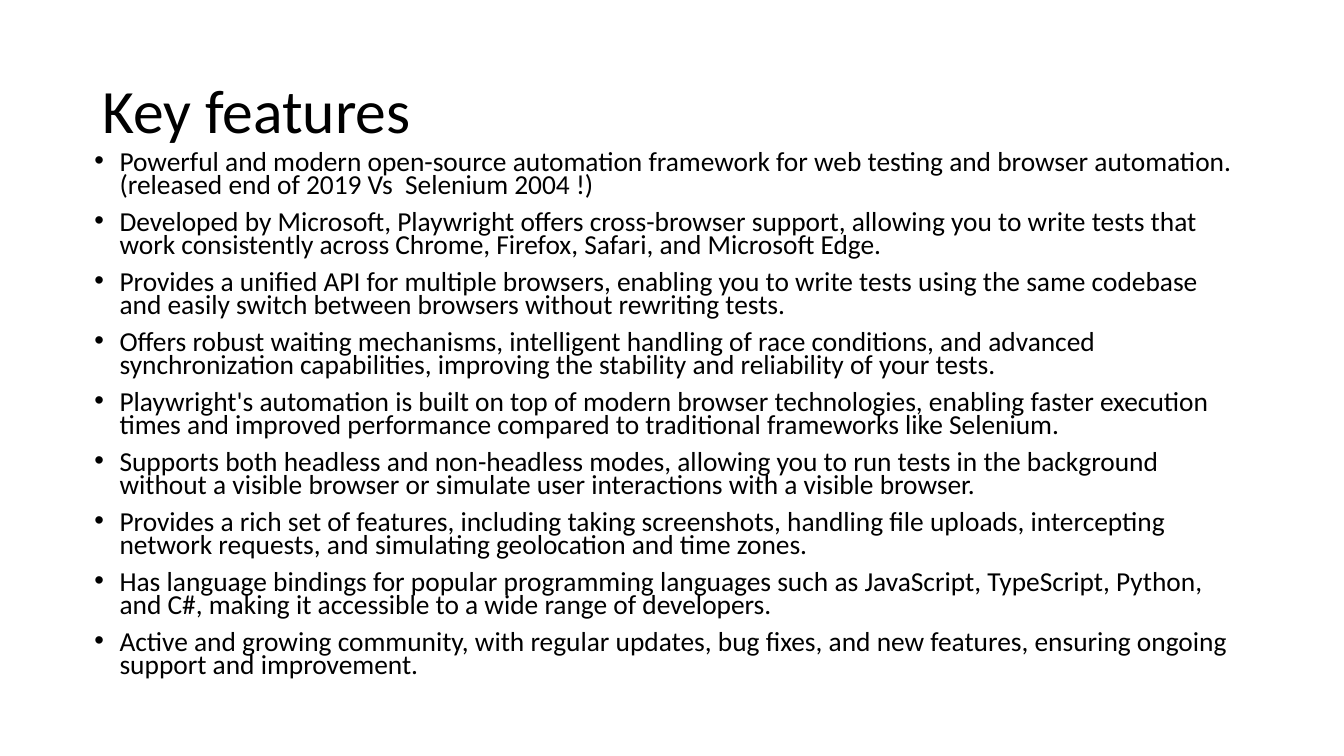
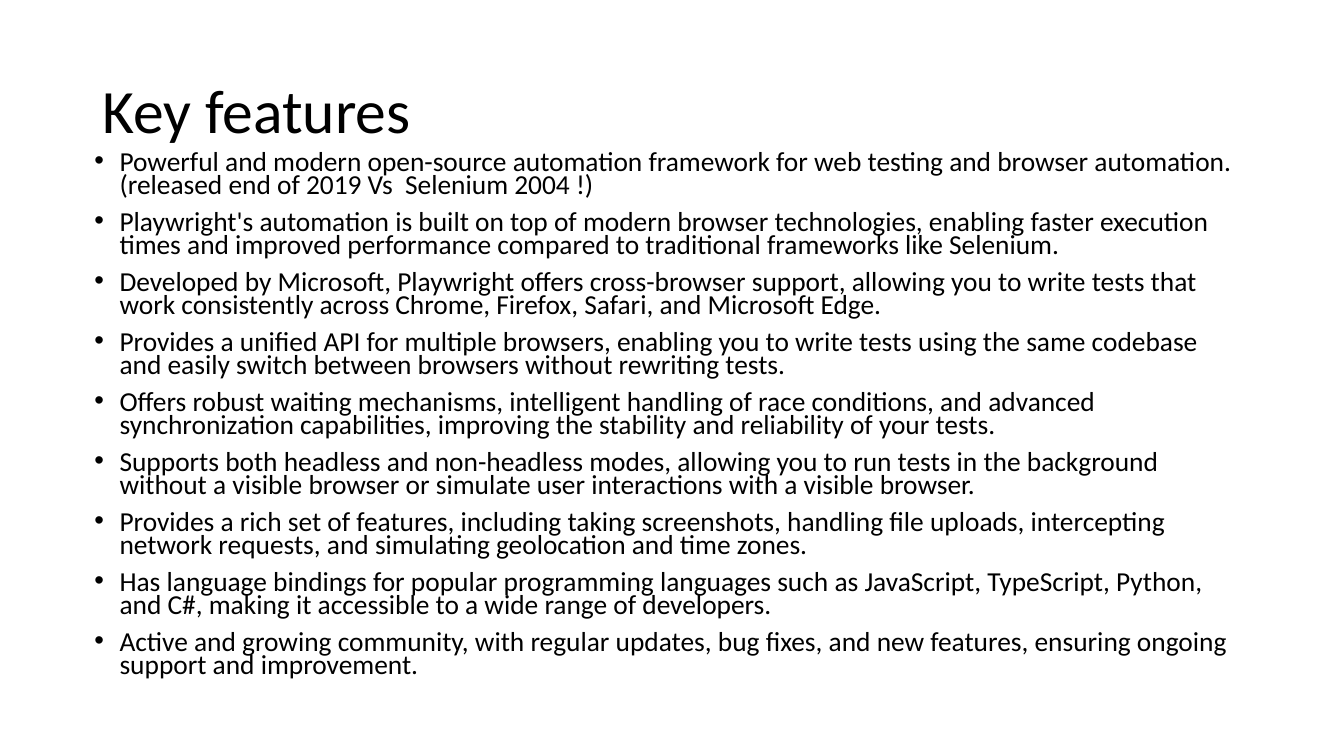
Before and after one commit to umesh-prabhu/demo1, a slide deck: slide 2 of playwr-ppt.pptx. Drawn at 1344x756 pixels with LibreOffice and Linux fonts; fonts in the diff are those of the drawing. Boxes give left, top, right and bottom in pixels: in the first picture for what was removed or moved away, otherwise in the second. Text is boxed around its words. In the diff, an @@ line names an element or a change of style, - is before the commit and + after.

```diff
--- a/playwr-ppt.pptx
+++ b/playwr-ppt.pptx
@@ text at (x1=120, y1=212, x2=1208, y2=259): paragraph added @@
+• Playwright's automation is built on top of modern browser technologies, enabling faster execution times and improved performance compared to traditional frameworks like Selenium.
@@ text at (x1=120, y1=392, x2=1208, y2=439): paragraph removed @@
-• Playwright's automation is built on top of modern browser technologies, enabling faster execution times and improved performance compared to traditional frameworks like Selenium.
```
Also in this commit, not shown: 1 other slide changed, 1 slide removed, 4 other files.
